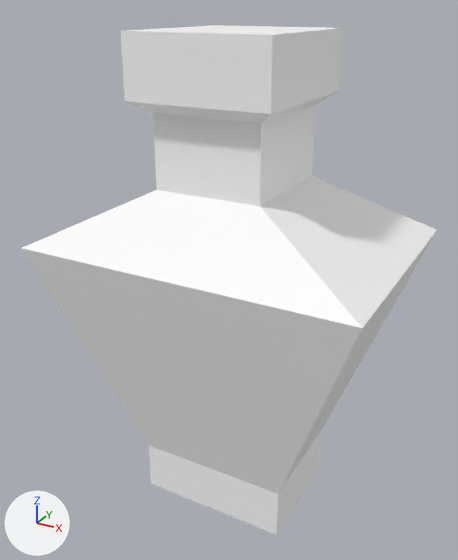
The glTF model assets/synty/simple_fantasy_interiors/models/SM_Prop_Potion_08.glb, before and after one commit.
The view is the same before and after, from a 50 mm lens placed at (0.00322, -0.00604, 0.00591), pointed at (-0.00009, -0.00002, 0.0029). The axes (+X, +Y, +Z) are drawn at lower left. The lights are the same throughout.

Objects in the first picture: 'SM_Prop_Potion_08'.
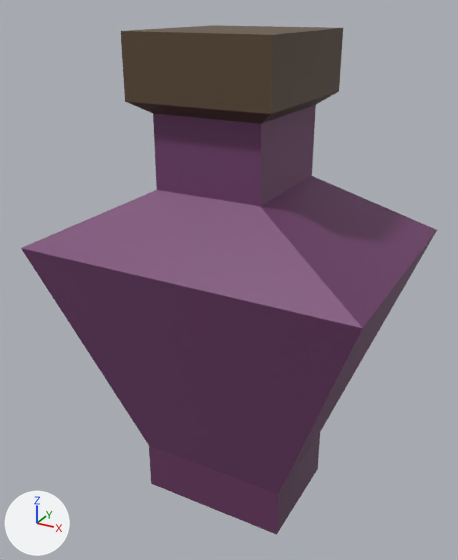
The change, as a diff of the scene's bpy script:
```diff
--- a/assets/synty/simple_fantasy_interiors/models/SM_Prop_Potion_08.glb.py
+++ b/assets/synty/simple_fantasy_interiors/models/SM_Prop_Potion_08.glb.py
@@ img_simplefantasyinteriorstexture @@
+img_simplefantasyinteriorstexture = load_image('SimpleFantasyInteriorsTexture', '_unpacked/SimpleFantasyInteriorsTexture', 1024, 1024, 'sRGB')
@@ mat_lambert1 @@
 mat_lambert1 = principled_material('lambert1')
-mat_lambert1.base_color = (1.0, 1.0, 1.0)  # white #ffffff
+mat_lambert1.texture = img_simplefantasyinteriorstexture
 mat_lambert1.roughness = 0.553
```

Boxes [x1, y1, x2, y2] around the edits, measured in the pictures (458 x 560 px):
'SM_Prop_Potion_08', surface changed (white to purple): [21, 25, 437, 535] in both
